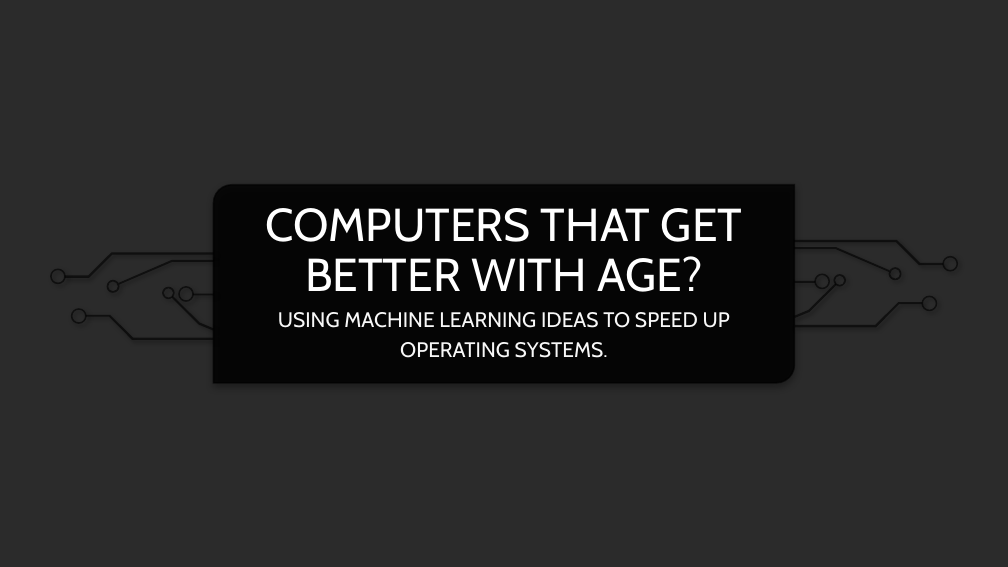
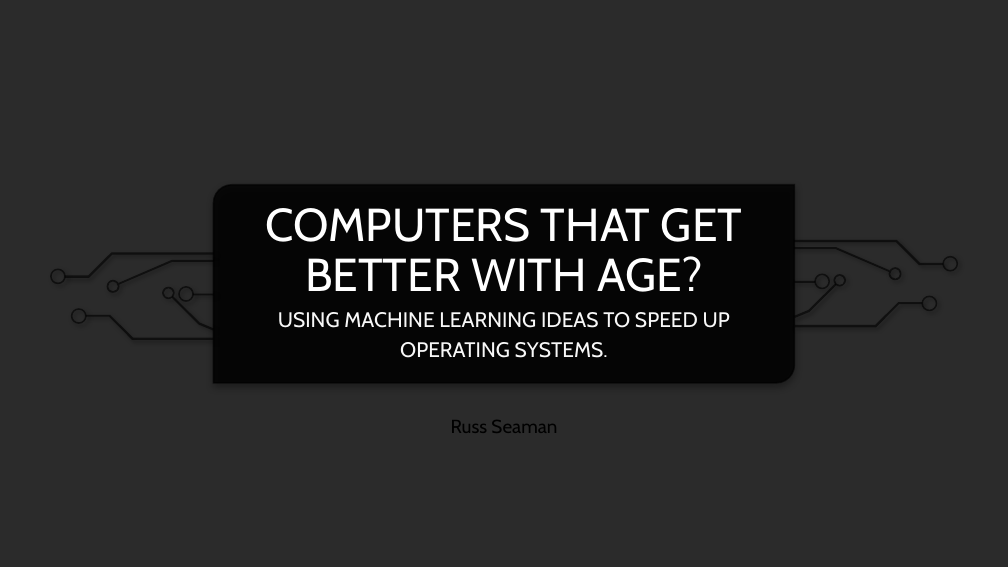
Before and after one commit to russseaman/School, a slide deck: slide 1 of SP2019/CSCI599/Reaserach Pres/Computers that get better with age.pptx. Drawn at 1008x567 pixels with LibreOffice and Linux fonts; fonts in the diff are those of the drawing; background and template pictures are left out; a plain dark background stands for a picture behind light text. Boxes give left, top, right and bottom in pixels: in the first picture for what was removed or moved away, otherwise in the second. Text is boxed around its words. In the diff, an @@ line names an element or a change of style, - is before the commit and + after.

```diff
--- a/SP2019/CSCI599/Reaserach Pres/Computers that get better with age.pptx
+++ b/SP2019/CSCI599/Reaserach Pres/Computers that get better with age.pptx
@@ text added at box(451, 420, 557, 433), 18 pt, text #000000 @@
+Russ Seaman
```
Also in this commit, not shown: 4 other files.
